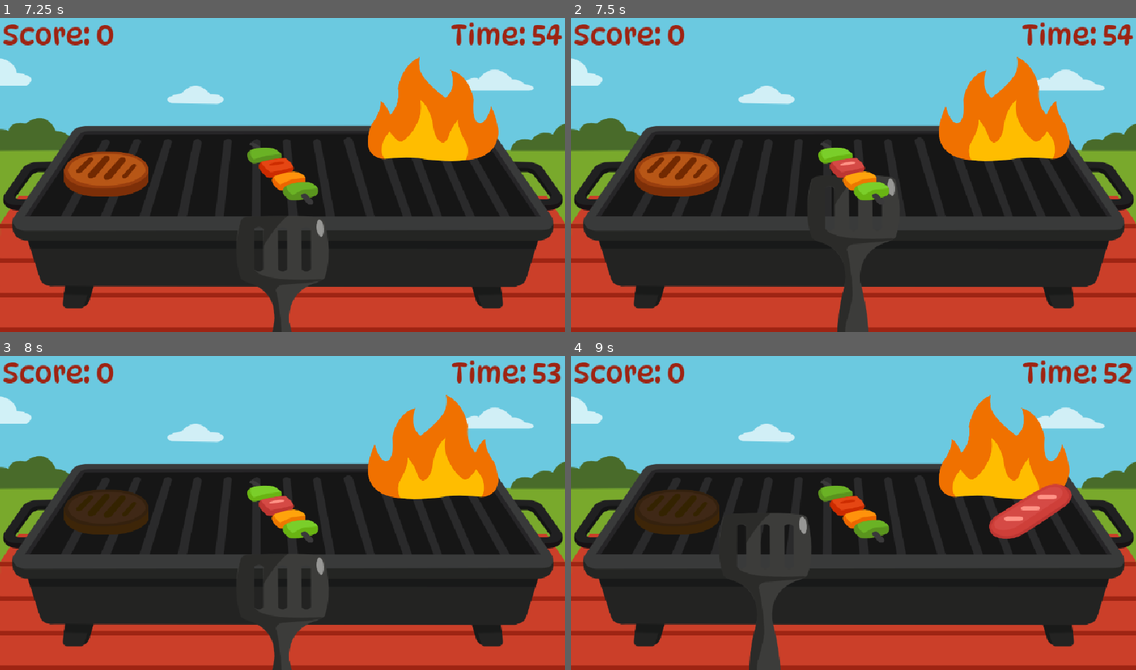
Above: before the commit, frames 1-4 (two rows, left to right).
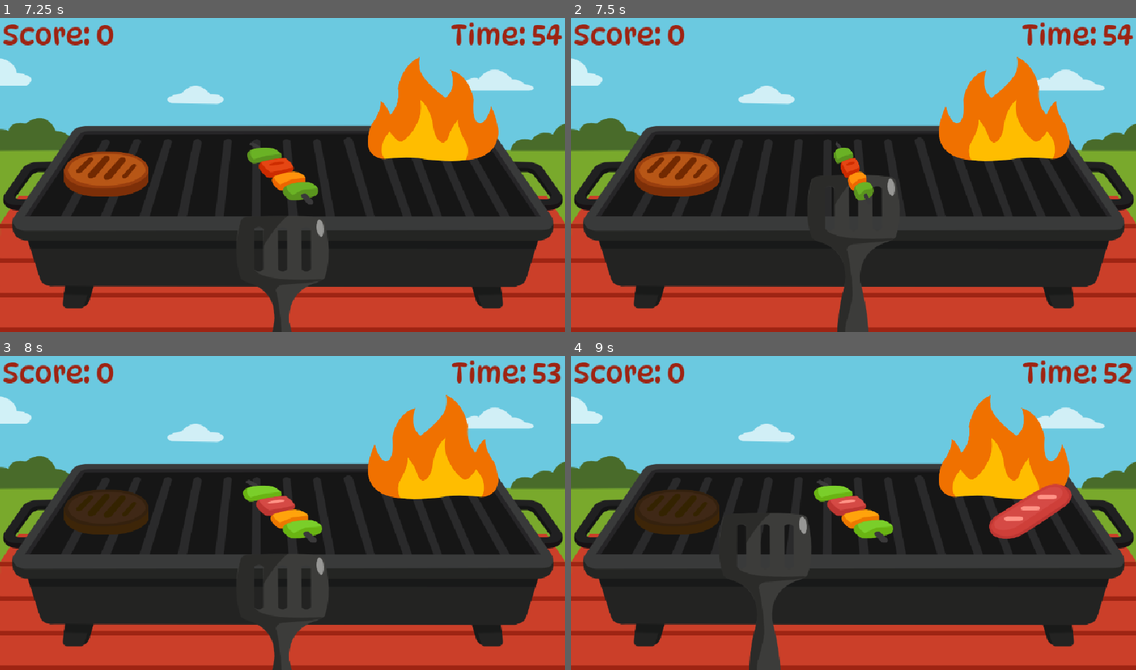
Above: after the commit, the same moments.

Repository: Allus-Interactive/30-days-of-summer-2025
Game: Godot game, scene res://scenes/menus/title_screen.tscn
Same seed, same stepped clock (60 frames per second), same inputs: the game is played once before the commit and once after it.
Inputs:
- Up to frame 1 (7.25 s): hold D (move_right) 0.53-1.28 s; tap Space (flip) every 0.75 s from 0.6 to 6.6 s; tap Enter at 1.25 s; hold A (move_left) 1.28-2.03 s; hold D (move_right) 2.03-3.53 s; hold A (move_left) 3.53-5.78 s; hold D (move_right) from 5.78 s (still down)
- Up to frame 2 (7.5 s): keep holding D (move_right); tap Space (flip) at 7.35 s
- Up to frame 3 (8 s): keep holding D (move_right)
- Up to frame 4 (9 s): release D (move_right) at 8.03 s; hold A (move_left) from 8.03 s (still down); tap Space (flip) at 8.1, 8.85 s

Frame 1 is identical in both runs. In frame 2, 0.9% of the frame differs, in the area x 43-57%, y 39-60%; in frame 3, 0.2%; in frame 4, 0.9%.

Commit message:
added function to flip food sprites

Diff:
--- a/scenes/food/food.gd
+++ b/scenes/food/food.gd
@@ -59,13 +59,28 @@
 				player_anim_timer.start()
 				food_anim_timer.start()
 			else:
-				# TODO: implement and play flip animation
+				flip_food_sprite()
+				await get_tree().create_timer(0.2).timeout
 				flipped = true
 				set_food_to_raw()
 		elif current_state == State.BURNED:
 			cooking_timer.stop()
 			player_anim_timer.start()
 			food_anim_timer.start()
+
+
+func flip_food_sprite() -> void:
+	var tween = create_tween()
+
+	# Scale X to 0 (disappear)
+	tween.tween_property(sprite_2d, "scale:x", 0.0, 0.2)\
+		.set_trans(Tween.TRANS_QUAD)\
+		.set_ease(Tween.EASE_IN)
+
+	# Scale X back to 1 (reappear)
+	tween.tween_property(sprite_2d, "scale:x", 1.0, 0.2)\
+		.set_trans(Tween.TRANS_QUAD)\
+		.set_ease(Tween.EASE_OUT)
 
 
 func _on_player_anim_timer_timeout() -> void:
